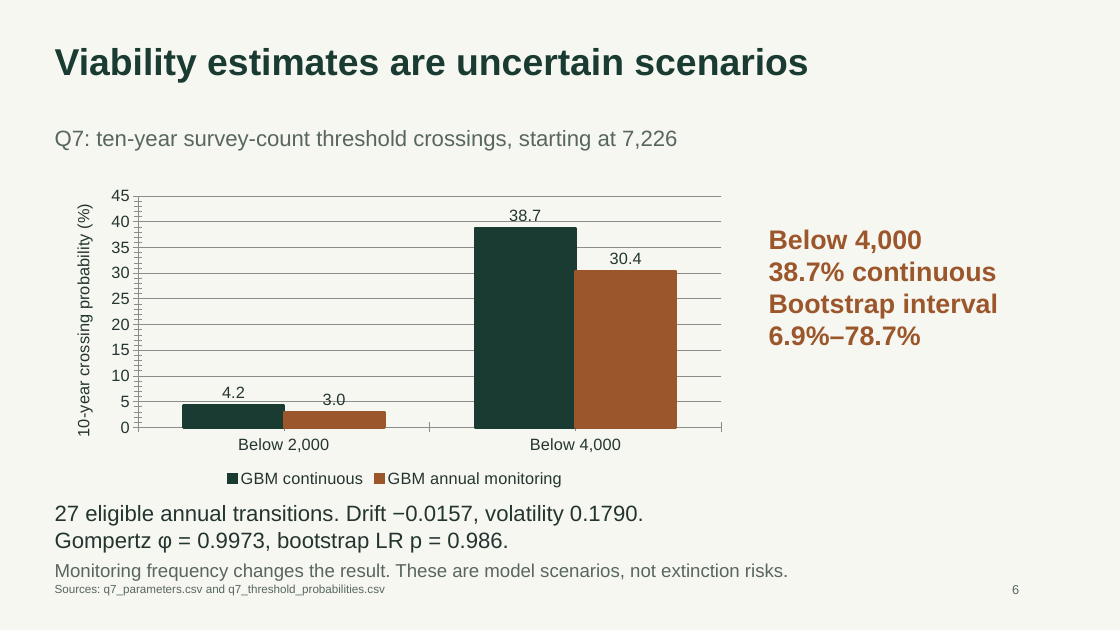
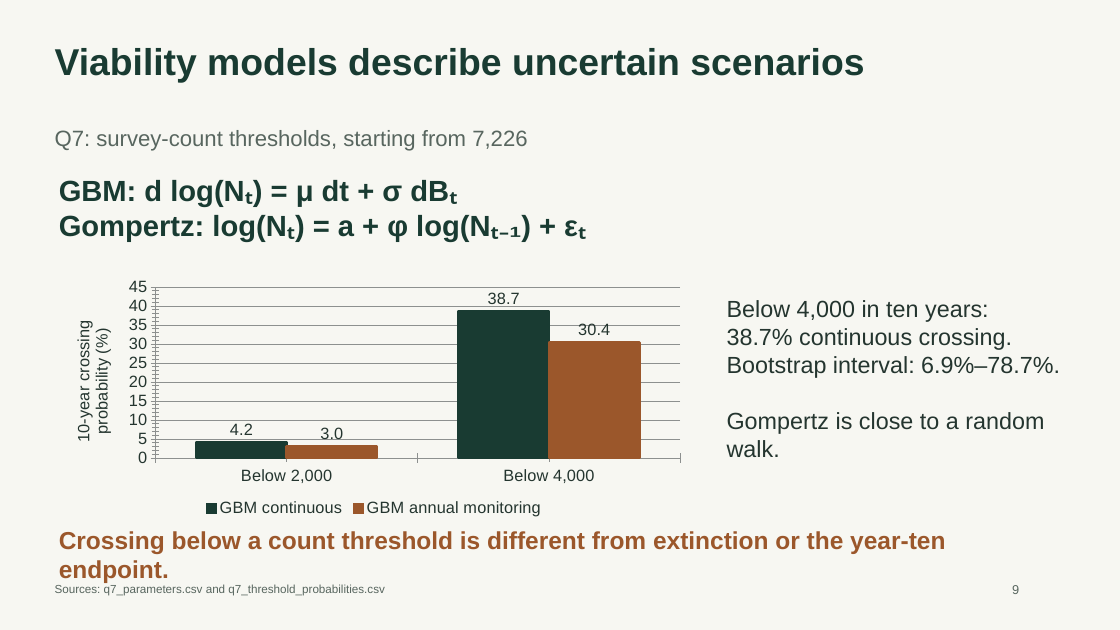
Before and after one commit to green-turtle18/yellowstone-tsa, a slide deck: slide 10 of 05_synthesis/final_presentation/Yellowstone_TSA_Combined.pptx (slide 7 before the commit). Drawn at 1120x630 pixels with LibreOffice and Linux fonts; fonts in the diff are those of the drawing. Boxes give left, top, right and bottom in pixels: in the first picture for what was removed or moved away, otherwise in the second. Text is boxed around its words. In the diff, an @@ line names an element or a change of style, - is before the commit and + after.

```diff
--- a/05_synthesis/final_presentation/Yellowstone_TSA_Combined.pptx
+++ b/05_synthesis/final_presentation/Yellowstone_TSA_Combined.pptx
@@ text at (55, 48, 864, 82): text changed @@
-Viability estimates are uncertain scenarios
+Viability models describe uncertain scenarios
@@ text at (55, 130, 527, 151): text changed @@
-Q7: ten-year survey-count threshold crossings, starting at 7,226
+Q7: survey-count thresholds, starting from 7,226
@@ text added at (59, 180, 531, 242), 25 pt, text #193B32, bold @@
+GBM: d log(Nₜ) = μ dt + σ dBₜ
+Gompertz: log(Nₜ) = a + φ log(Nₜ₋₁) + εₜ
@@ column chart: place and size @@
-column chart at (55, 181, 735, 492)
+column chart at (55, 273, 693, 521)
@@ text at (727, 300, 1060, 378): text changed; size 23 to 20 pt; text colour #9B572B to #24352F; bold off @@
-Below 4,000
-38.7% continuous
-Bootstrap interval
-6.9%–78.7%
+Below 4,000 in ten years:
+38.7% continuous crossing.
+Bootstrap interval: 6.9%–78.7%.
+Gompertz is close to a random walk.
@@ text removed at (55, 505, 644, 553) @@
-27 eligible annual transitions. Drift −0.0157, volatility 0.1790.
-Gompertz φ = 0.9973, bootstrap LR p = 0.986.
@@ text at (59, 531, 945, 583): text changed; size 16 to 21 pt; text colour #58665F to #9B572B; bold on @@
-Monitoring frequency changes the result. These are model scenarios, not extinction risks.
+Crossing below a count threshold is different from extinction or the year-ten endpoint.
```
Also in this commit, not shown: 2 other slides changed, 7 slides added, 4 slides removed, 6 other files.
